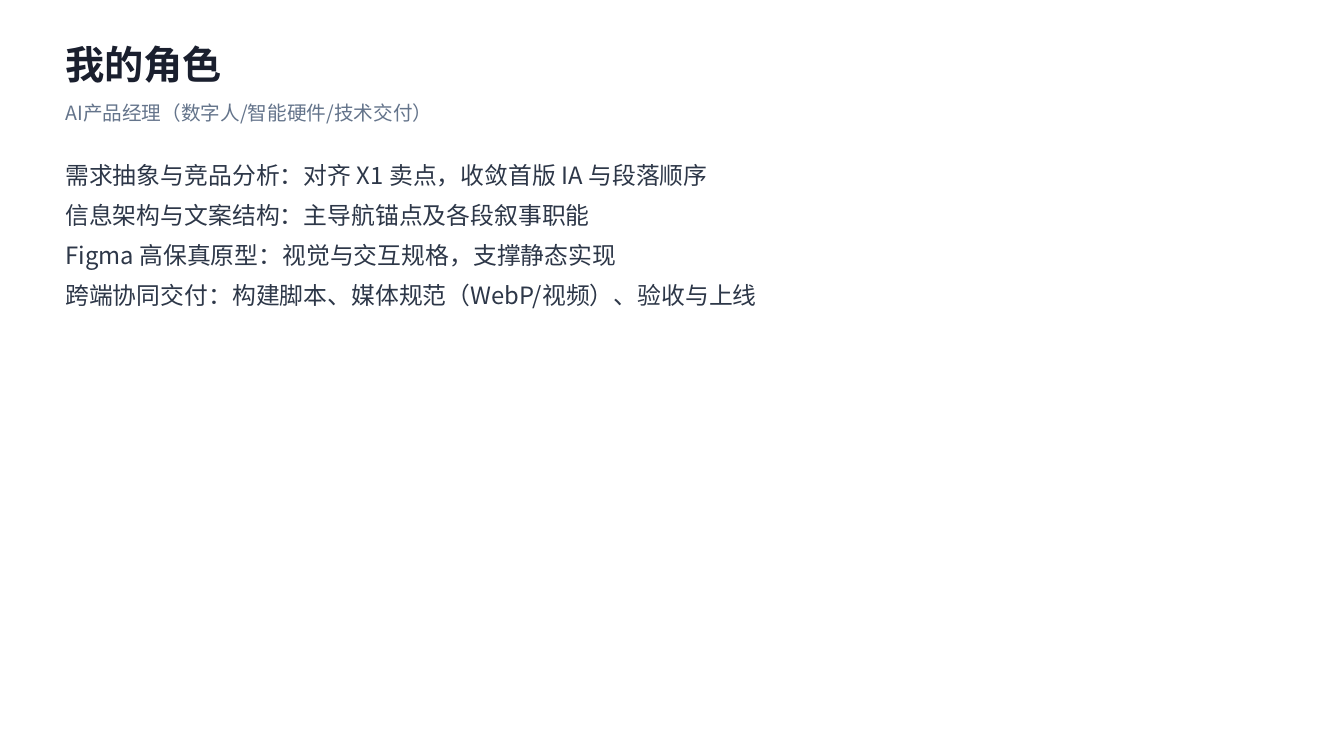
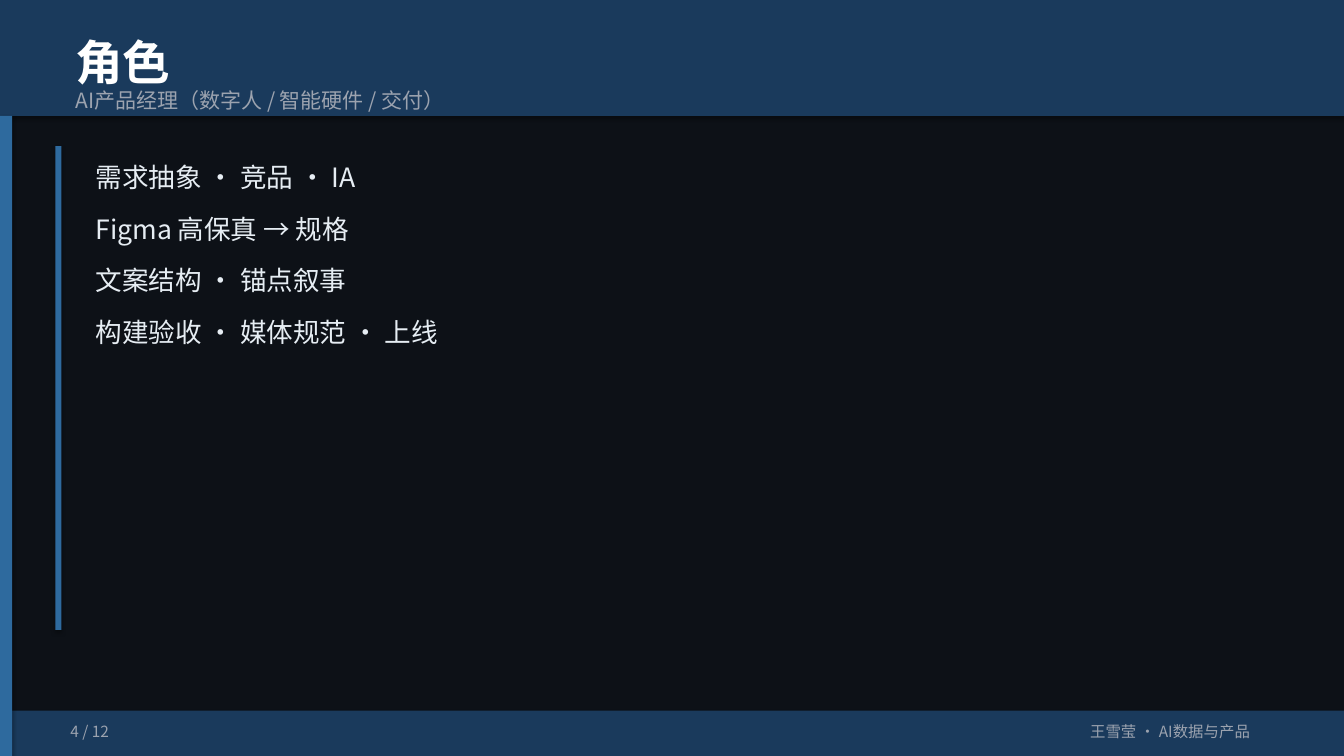
Before and after one commit to HSDCT1230/hsdct, a slide deck: slide 4 of portfolio/xolome-portfolio.pptx. Drawn at 1344x756 pixels with LibreOffice and Linux fonts; fonts in the diff are those of the drawing. Boxes give left, top, right and bottom in pixels: in the first picture for what was removed or moved away, otherwise in the second. Text is boxed around its words. In the diff, an @@ line names an element or a change of style, - is before the commit and + after.

```diff
--- a/portfolio/xolome-portfolio.pptx
+++ b/portfolio/xolome-portfolio.pptx
@@ rectangle added at (x1=0, y1=0, x2=1344, y2=756), fill #0D1117 @@
@@ rectangle added at (x1=0, y1=0, x2=1344, y2=116), fill #1A3A5C @@
@@ text at (x1=75, y1=39, x2=170, y2=93): text changed; size 28 to 34 pt; text colour #1A1F2E to #FFFFFF @@
-我的角色
+角色
@@ rectangle added at (x1=0, y1=116, x2=12, y2=756), fill #2E6A9E @@
@@ text at (x1=75, y1=90, x2=445, y2=110): text changed; size 14 to 15 pt; text colour #64748B to #9CA3AF @@
-AI产品经理（数字人/智能硬件/技术交付）
+AI产品经理（数字人 / 智能硬件 / 交付）
@@ rectangle added at (x1=55, y1=146, x2=62, y2=630), fill #2E6A9E @@
@@ text at (x1=96, y1=164, x2=438, y2=344): text changed; size 17 to 19 pt; text colour #2D3748 to #E6EDF3 @@
-需求抽象与竞品分析：对齐 X1 卖点，收敛首版 IA 与段落顺序
-信息架构与文案结构：主导航锚点及各段叙事职能
-Figma 高保真原型：视觉与交互规格，支撑静态实现
-跨端协同交付：构建脚本、媒体规范（WebP/视频）、验收与上线
+需求抽象 · 竞品 · IA
+Figma 高保真 → 规格
+文案结构 · 锚点叙事
+构建验收 · 媒体规范 · 上线
@@ rectangle added at (x1=0, y1=711, x2=1344, y2=756), fill #1A3A5C @@
@@ text added at (x1=70, y1=725, x2=109, y2=737), 11 pt, text #9CA3AF @@
+4 / 12
@@ text added at (x1=1090, y1=724, x2=1250, y2=738), 11 pt, text #9CA3AF @@
+王雪莹 · AI数据与产品
```
Also in this commit, not shown: 10 other slides changed, 1 slide added, 1 slide removed, 1 other file.
